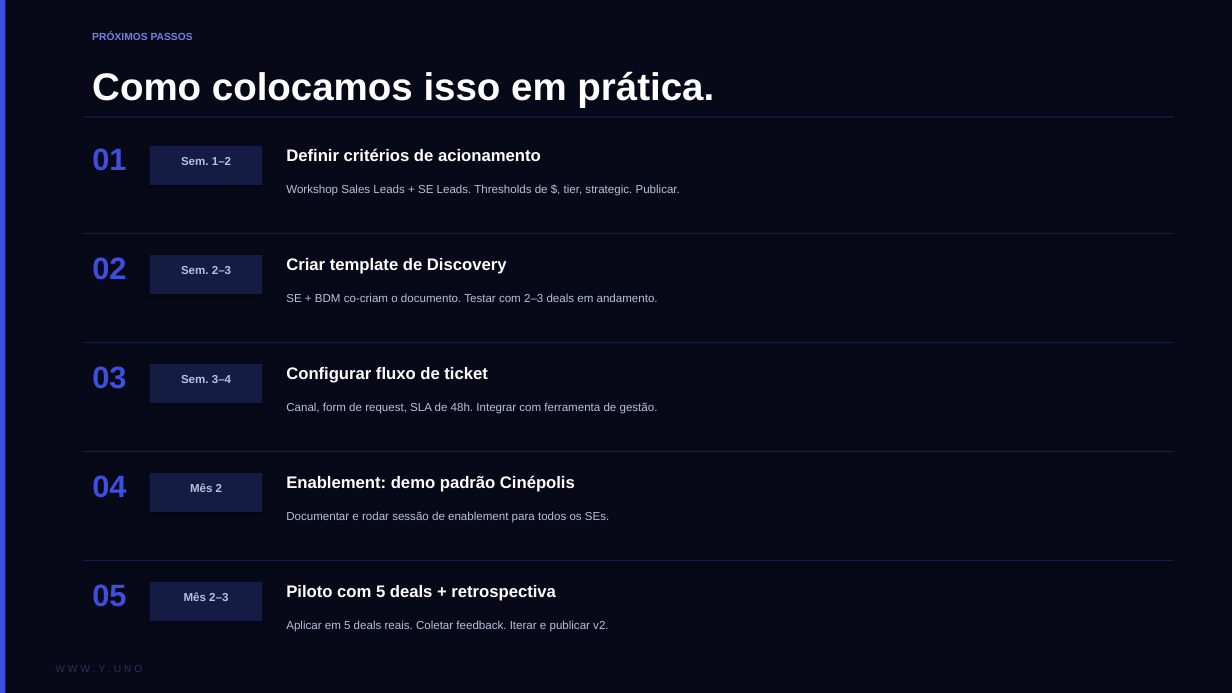
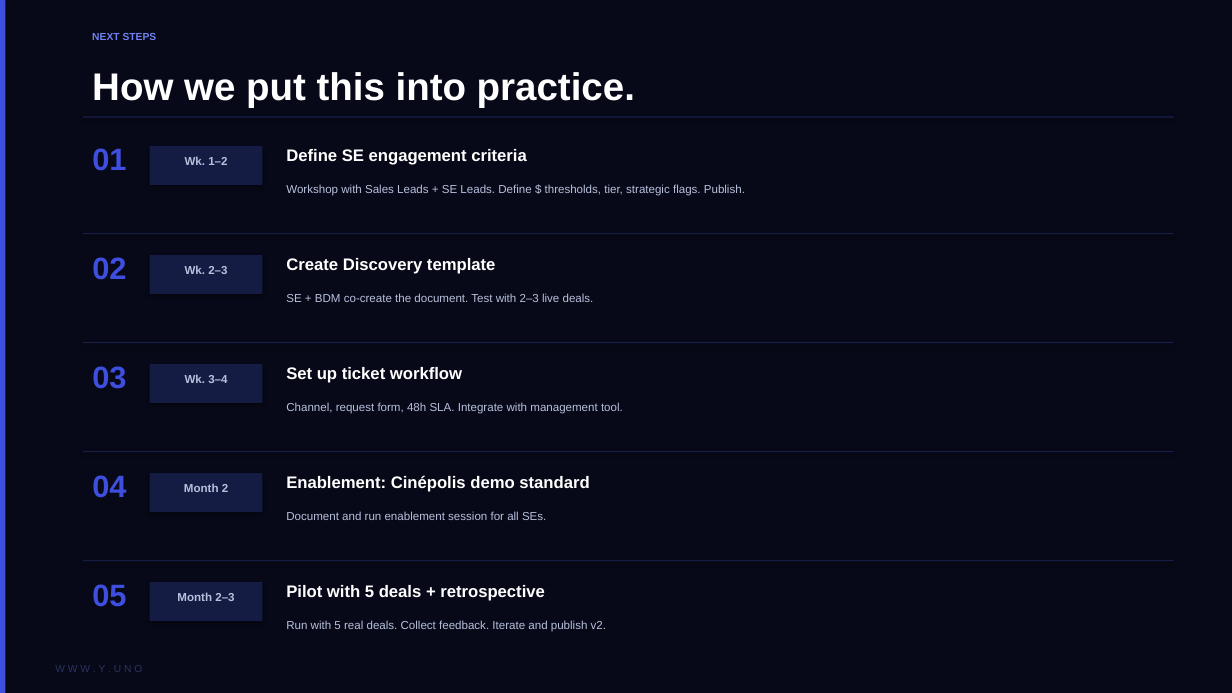
Before and after one commit to andyarapedrosa/yuno-sdk-demos, a slide deck: slide 11 of SE_Process_AsIs_ToBe.pptx. Drawn at 1232x693 pixels with LibreOffice and Linux fonts; fonts in the diff are those of the drawing. Boxes give left, top, right and bottom in pixels: in the first picture for what was removed or moved away, otherwise in the second. Text is boxed around its words. In the diff, an @@ line names an element or a change of style, - is before the commit and + after.

```diff
--- a/SE_Process_AsIs_ToBe.pptx
+++ b/SE_Process_AsIs_ToBe.pptx
@@ text at [92, 33, 157, 40]: text changed @@
-PRÓXIMOS PASSOS
+NEXT STEPS
@@ text at [92, 72, 635, 107]: text changed @@
-Como colocamos isso em prática.
+How we put this into practice.
@@ text at [286, 149, 527, 165]: text changed @@
-Definir critérios de acionamento
+Define SE engagement criteria
@@ text at [185, 156, 227, 165]: text changed @@
-Sem. 1–2
+Wk. 1–2
@@ text at [286, 184, 745, 196]: text changed @@
-Workshop Sales Leads + SE Leads. Thresholds de $, tier, strategic. Publicar.
+Workshop with Sales Leads + SE Leads. Define $ thresholds, tier, strategic flags. Publish.
@@ text at [185, 265, 227, 274]: text changed @@
-Sem. 2–3
+Wk. 2–3
@@ text at [286, 258, 495, 274]: text changed @@
-Criar template de Discovery
+Create Discovery template
@@ text at [286, 293, 594, 302]: text changed @@
-SE + BDM co-criam o documento. Testar com 2–3 deals em andamento.
+SE + BDM co-create the document. Test with 2–3 live deals.
@@ text at [185, 374, 227, 383]: text changed @@
-Sem. 3–4
+Wk. 3–4
@@ text at [286, 367, 462, 383]: text changed @@
-Configurar fluxo de ticket
+Set up ticket workflow
@@ text at [286, 402, 623, 414]: text changed @@
-Canal, form de request, SLA de 48h. Integrar com ferramenta de gestão.
+Channel, request form, 48h SLA. Integrate with management tool.
@@ text at [286, 475, 589, 492]: text changed @@
-Enablement: demo padrão Cinépolis
+Enablement: Cinépolis demo standard
@@ text at [184, 483, 228, 492]: text changed @@
-Mês 2
+Month 2
@@ text at [286, 511, 546, 520]: text changed @@
-Documentar e rodar sessão de enablement para todos os SEs.
+Document and run enablement session for all SEs.
@@ text at [177, 592, 234, 601]: text changed @@
-Mês 2–3
+Month 2–3
@@ text at [286, 585, 545, 601]: text changed @@
-Piloto com 5 deals + retrospectiva
+Pilot with 5 deals + retrospective
@@ text at [286, 620, 606, 632]: text changed @@
-Aplicar em 5 deals reais. Coletar feedback. Iterar e publicar v2.
+Run with 5 real deals. Collect feedback. Iterate and publish v2.
```
Also in this commit, not shown: 11 other slides changed.
